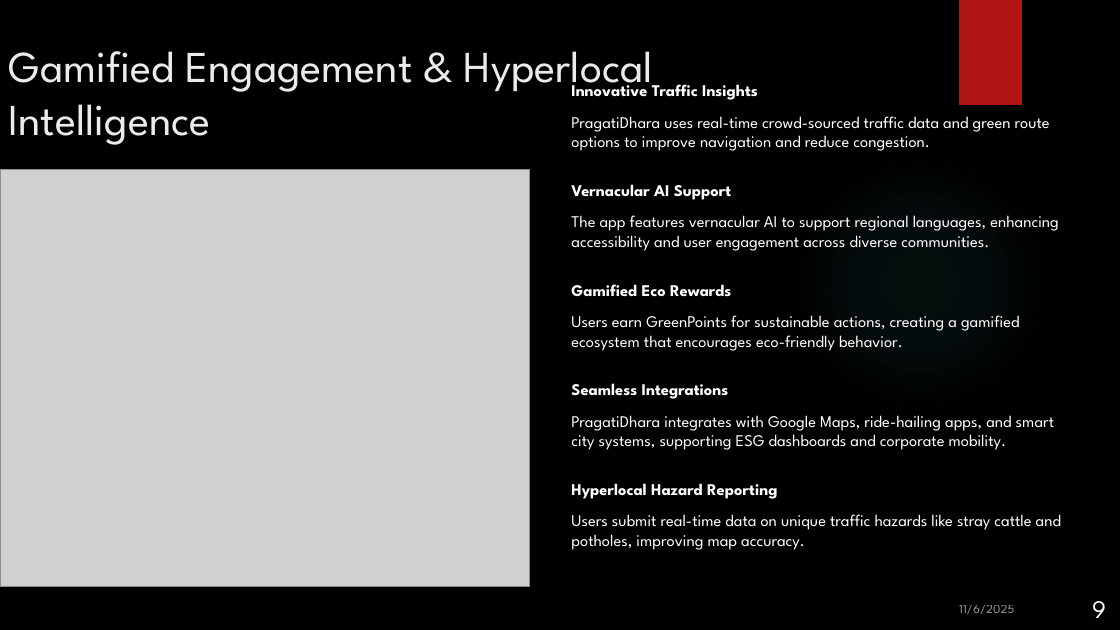
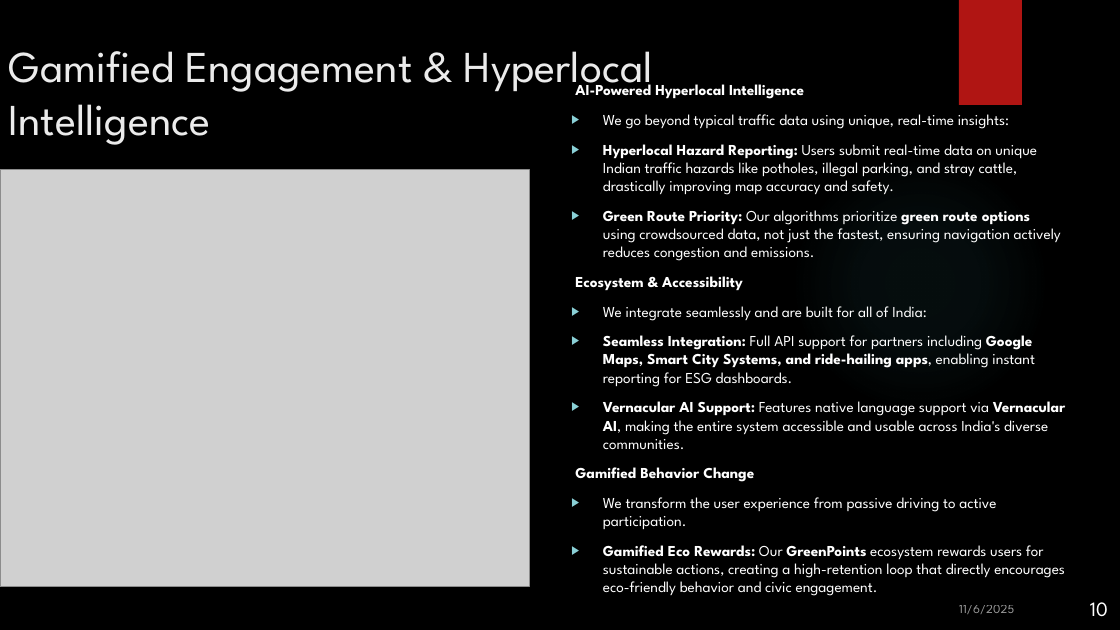
Before and after one commit to RitikaMathur19/PragatiDhara, a slide deck: slide 10 of PragatiDhara_Pitch_Deck_v1.0.pptx (slide 9 before the commit). Drawn at 1120x630 pixels with LibreOffice and Linux fonts; fonts in the diff are those of the drawing; grey boxes stand for pictures; background and template pictures are left out. Boxes give left, top, right and bottom in pixels: in the first picture for what was removed or moved away, otherwise in the second. Text is boxed around its words. In the diff, an @@ line names an element or a change of style, - is before the commit and + after.

```diff
--- a/PragatiDhara_Pitch_Deck_v1.0.pptx
+++ b/PragatiDhara_Pitch_Deck_v1.0.pptx
@@ text at [575, 80, 1065, 596]: text changed; size 14 to 12.9 pt @@
-Innovative Traffic Insights
-  PragatiDhara uses real-time crowd-sourced traffic data and green route options to improve navigation and reduce congestion.
-Vernacular AI Support
-  The app features vernacular AI to support regional languages, enhancing accessibility and user engagement across diverse communities.
-Gamified Eco Rewards
-  Users earn GreenPoints for sustainable actions, creating a gamified ecosystem that encourages eco-friendly behavior.
-Seamless Integrations
-  PragatiDhara integrates with Google Maps, ride-hailing apps, and smart city systems, supporting ESG dashboards and corporate mobility.
-Hyperlocal Hazard Reporting
-  Users submit real-time data on unique traffic hazards like stray cattle and potholes, improving map accuracy.
+AI-Powered Hyperlocal Intelligence
+▶ We go beyond typical traffic data using unique, real-time insights:
+▶ Hyperlocal Hazard Reporting: Users submit real-time data on unique Indian traffic hazards like potholes, illegal parking, and stray cattle, drastically improving map accuracy and safety.
+▶ Green Route Priority: Our algorithms prioritize green route options using crowdsourced data, not just the fastest, ensuring navigation actively reduces congestion and emissions.
+Ecosystem & Accessibility
+▶ We integrate seamlessly and are built for all of India:
+▶ Seamless Integration: Full API support for partners including Google Maps, Smart City Systems, and ride-hailing apps, enabling instant reporting for ESG dashboards.
+▶ Vernacular AI Support: Features native language support via Vernacular AI, making the entire system accessible and usable across India's diverse communities.
+Gamified Behavior Change
+▶ We transform the user experience from passive driving to active participation.
+▶ Gamified Eco Rewards: Our GreenPoints ecosystem rewards users for sustainable actions, creating a high-retention loop that directly encourages eco-friendly behavior and civic engagement.
@@ page number at [1090, 602, 1108, 617]: text changed; size 21.7 to 17.5 pt @@
-9
+10
```
Also in this commit, not shown: 6 other slides changed, 2 slides added, 5 other files.
